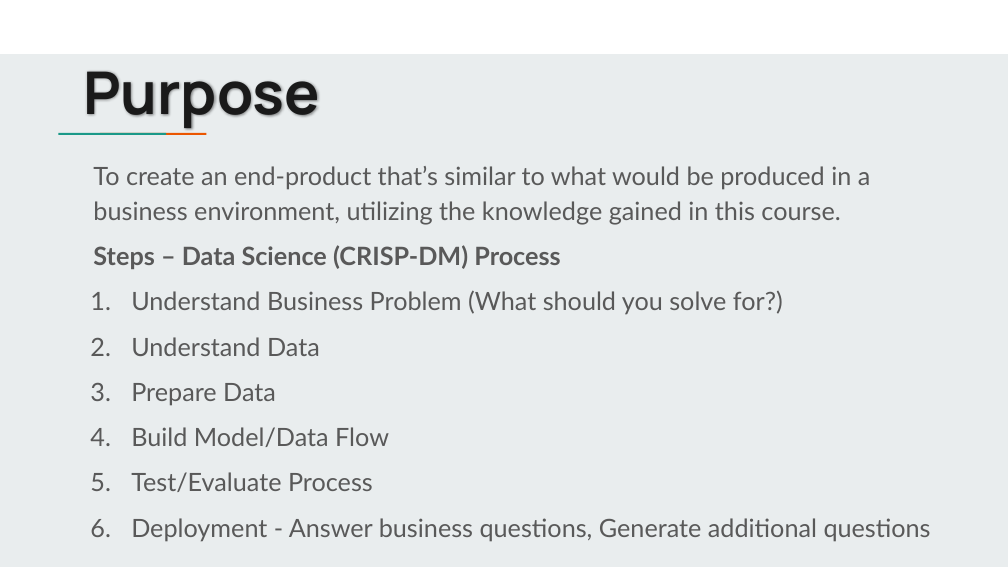
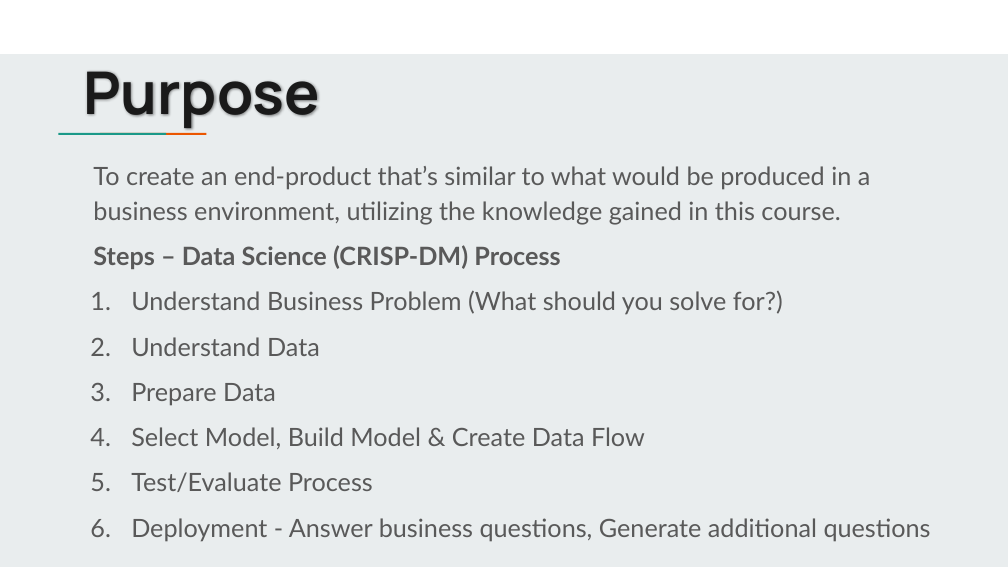
Before and after one commit to jbergmann56/ODSA-PythonAdvModels, a slide deck: slide 2 of Class Project.pptx. Drawn at 1008x567 pixels with LibreOffice and Linux fonts; fonts in the diff are those of the drawing. Boxes give left, top, right and bottom in pixels: in the first picture for what was removed or moved away, otherwise in the second. Text is boxed around its words. In the diff, an @@ line names an element or a change of style, - is before the commit and + after.

```diff
--- a/Class Project.pptx
+++ b/Class Project.pptx
@@ text at (x1=131, y1=427, x2=645, y2=449): text changed @@
-4. Build Model/Data Flow
+4. Select Model, Build Model & Create Data Flow
```
Also in this commit, not shown: 1 other slide changed, 1 slide added, 2 slides removed.
